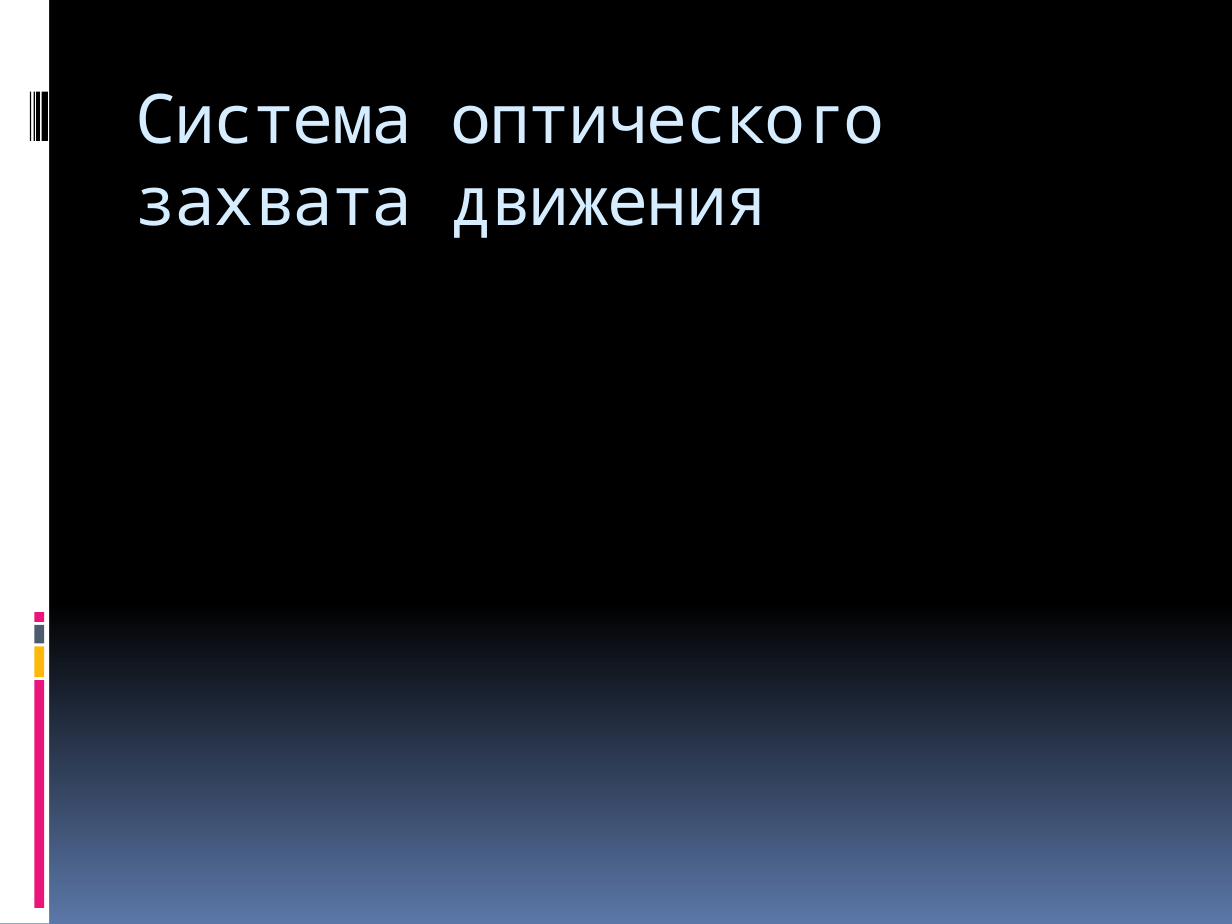
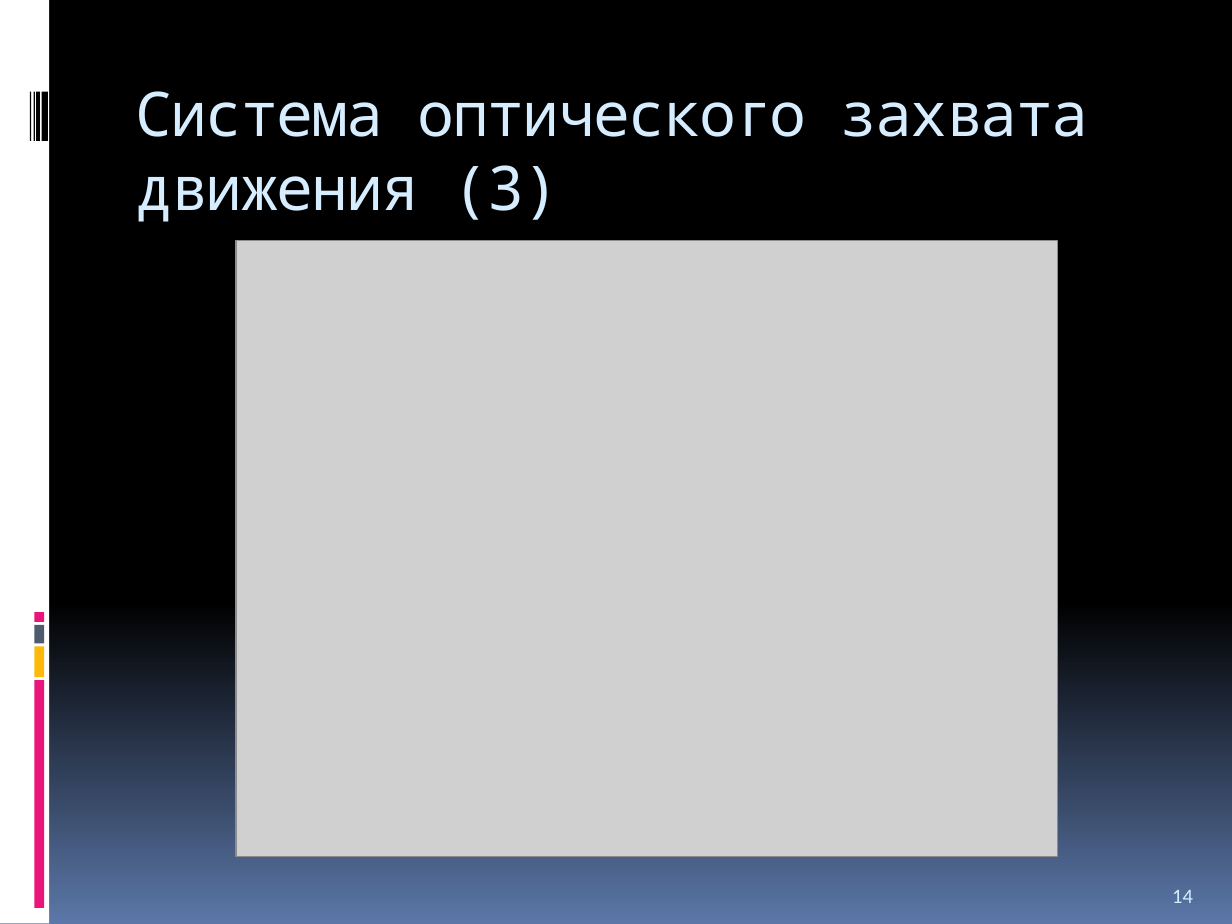
Before and after one commit to Jacobi20/quadro-xds, a slide deck: slide 14 of Docs/Medias2012.pptx (slide 21 before the commit). Drawn at 1232x924 pixels with LibreOffice and Linux fonts; fonts in the diff are those of the drawing; grey boxes stand for pictures. Boxes give left, top, right and bottom in pixels: in the first picture for what was removed or moved away, otherwise in the second. Text is boxed around its words. In the diff, an @@ line names an element or a change of style, - is before the commit and + after.

```diff
--- a/Docs/Medias2012.pptx
+++ b/Docs/Medias2012.pptx
@@ title at (135,91,1088,222): text changed; size 40 to 36 pt @@
-Система оптического захвата движения
+Система оптического захвата движения (3)
@@ picture added at (237,240,1058,856) @@
@@ page number added at (1172,890,1193,903), 12 pt, text #D6ECFF @@
+14
```
Also in this commit, not shown: 11 other slides changed, 3 slides added, 10 slides removed, 8 other files.
